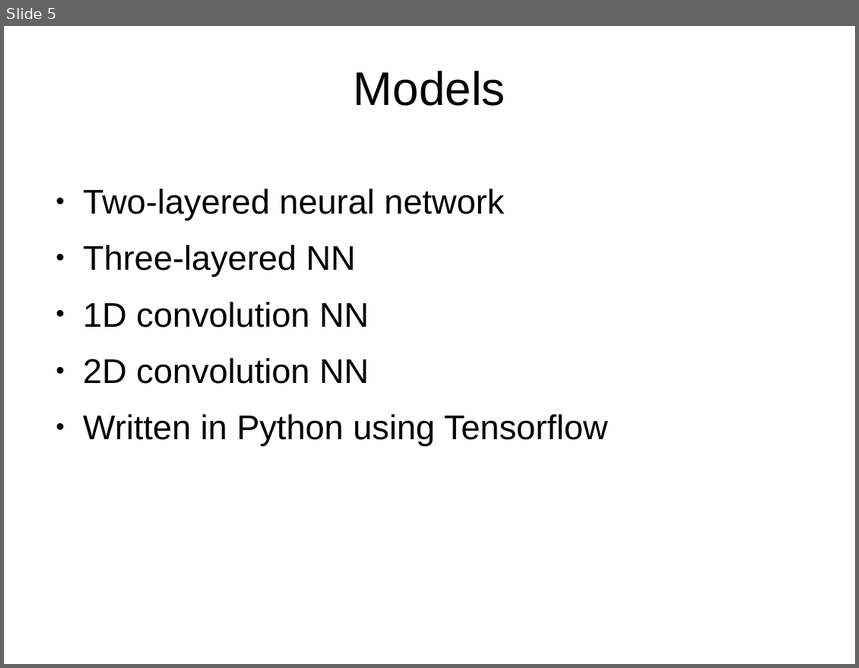
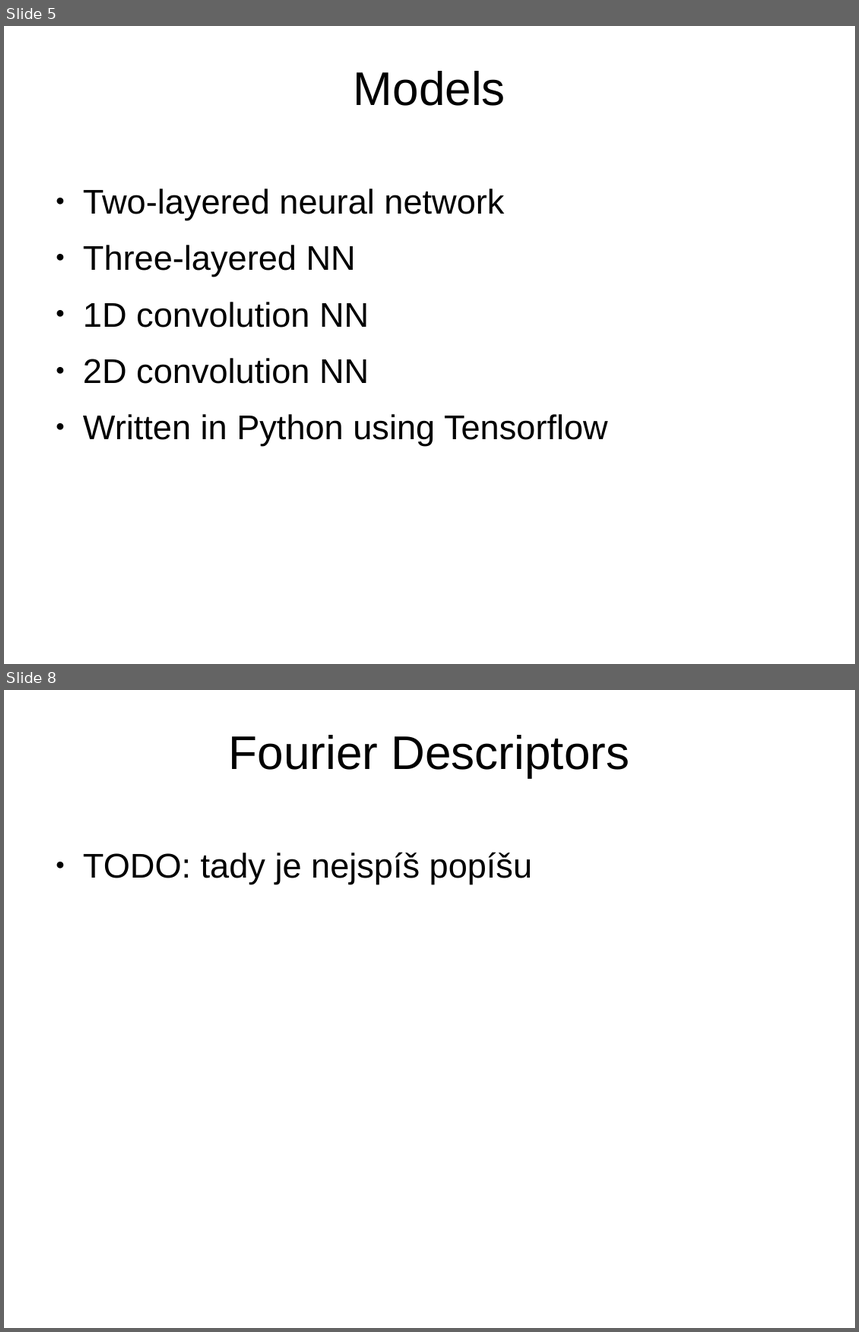
Before and after one commit to kappalabs/NNLeafClassifierProject, a slide deck: slideshow/slides.odp. Shown one above the other, each under a label of ours: slide 5 before the commit, slides 5 and 8 after it; the slides between them are not shown. The pictures are 859x668 and 859x1332 pixels, drawn with LibreOffice and Linux fonts; fonts in the diff are those of the drawing; background and template pictures are left out. Boxes give left, top, right and bottom in pixels: in the first picture for what was removed or moved away, otherwise in the second. Text is boxed around its words. In the diff, an @@ line names an element or a change of style, - is before the commit and + after.

Commit message:
[TASK] Data Visualization + More Slides
 - added few more information into the slideshow
 - added data visualization
 - changed the way Fourier descriptors calculation method works

```diff
--- a/slideshow/slides.odp
+++ b/slideshow/slides.odp
@@ slide 8 added at (4, 690, 855, 1328), background picture (left out) @@
@@ title added at (229, 735, 630, 778), 44 pt, text #000000 @@
+Fourier Descriptors
@@ text added at (83, 852, 533, 885), 32 pt, text #000000 @@
+● TODO: tady je nejspíš popíšu
```
Also in this commit, not shown: 4 slides changed, 4 other slides added, 3 other files.
